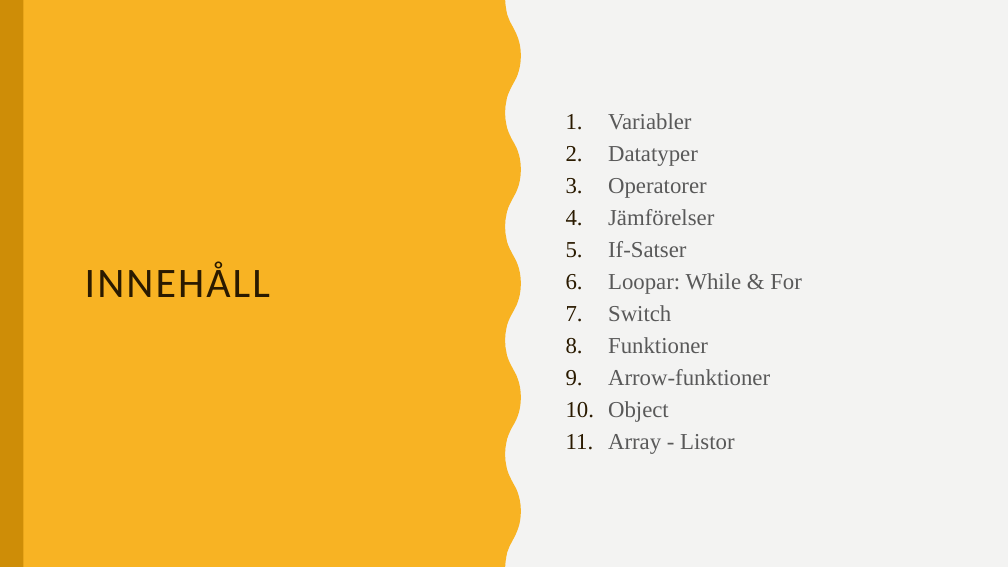
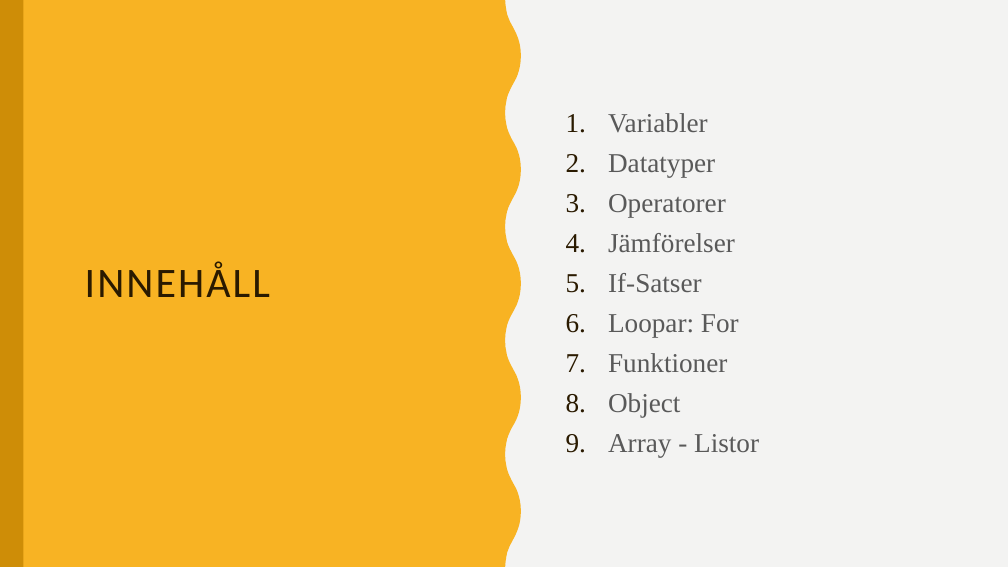
Before and after one commit to abbjetmus/programmering-produktion, a slide deck: slide 2 of Javascript/JavaScript.pptx. Drawn at 1008x567 pixels with LibreOffice and Linux fonts; fonts in the diff are those of the drawing. Boxes give left, top, right and bottom in pixels: in the first picture for what was removed or moved away, otherwise in the second. Text is boxed around its words. In the diff, an @@ line names an element or a change of style, - is before the commit and + after.

```diff
--- a/Javascript/JavaScript.pptx
+++ b/Javascript/JavaScript.pptx
@@ text at (x1=608, y1=113, x2=759, y2=458): size 21.7 to 25.9 pt in "Variabler", "Datatyper", "Operatorer", "Jämförelser" and 4 more places; line spacing 0.9 to 1 @@
@@ text at (x1=608, y1=314, x2=739, y2=338): text changed; size 21.7 to 25.9 pt @@
-6. Loopar: While & For
-7. Switch
+6. Loopar: For
@@ text at (x1=608, y1=369, x2=770, y2=385): paragraph removed @@
-9. Arrow-funktioner
```
Also in this commit, not shown: 1 other slide changed, 3 slides removed, 6 other files.
